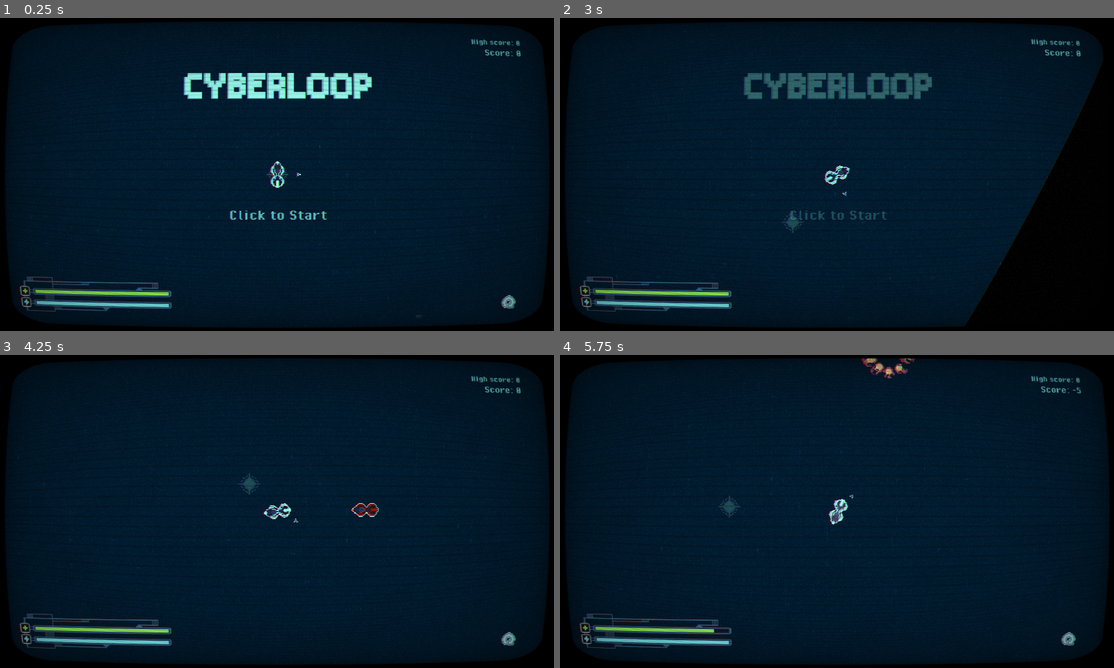
Above: before the commit, frames 1-4 (two rows, left to right).
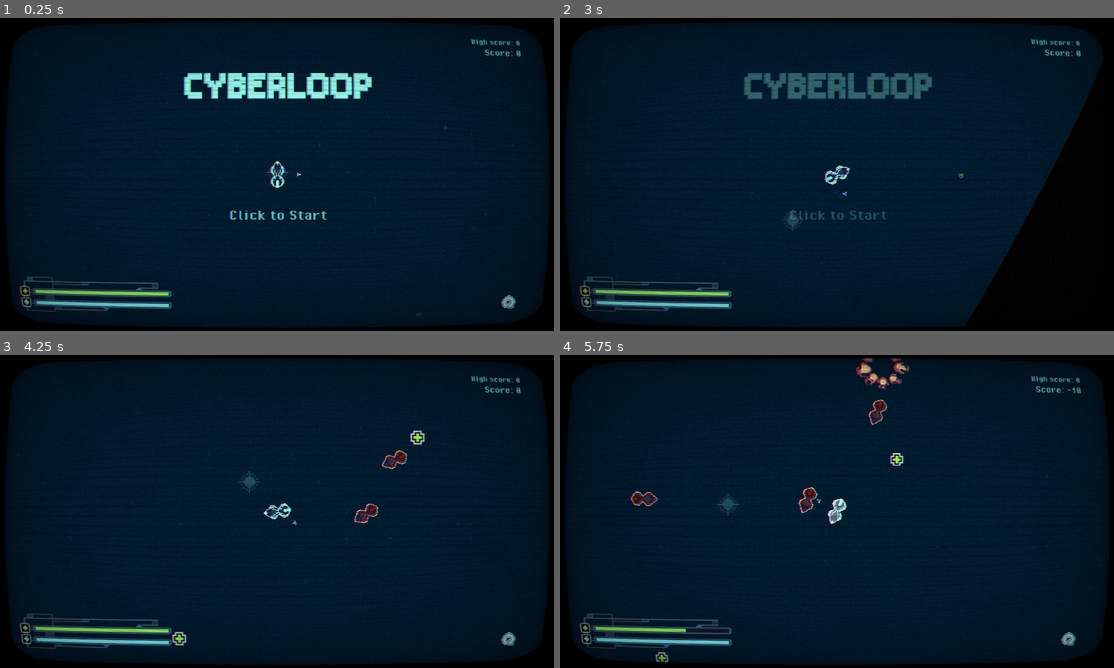
Above: after the commit, the same moments.

Repository: 20akshay00/cyberloop
Game: Godot game, scene res://scenes/world.tscn
Same seed, same stepped clock (60 frames per second), same inputs: the game is played once before the commit and once after it.
Inputs (mouse positions are in pixels of both pictures, inside the frame that each line leads up to):
- Up to frame 1 (0.25 s): no input
- Up to frame 2 (3 s): click (1075, 305) at 0.5 s; click (1075, 305) at 1.25 s; click (1075, 305) at 2 s; tap Enter at 2.75 s; move the mouse to (958, 158) at 2.77 s; click (958, 158) at 2.85 s
- Up to frame 3 (4.25 s): move the mouse to (166, 527) at 3.52 s; click (166, 527) at 3.6 s
- Up to frame 4 (5.75 s): move the mouse to (892, 442) at 4.27 s; click (892, 442) at 4.35 s; move the mouse to (809, 574) at 5.02 s; click (809, 574) at 5.1 s

The runs differ from the first frame. In frame 1, less than 0.1% of the frame differs, in the area x 5-93%, y 9-96%; in frame 2, 0.1%; in frame 3, 0.7%; in frame 4, 1.7%, in the area x 10-98%, y 0-99%.

Commit message:
mock setup

Diff:
--- a/scenes/world.tscn
+++ b/scenes/world.tscn
@@ -170,7 +170,23 @@
 
 [node name="Droids" type="Node2D" parent="."]
 
+[node name="Droid" parent="." instance=ExtResource("5_71j4m")]
+position = Vector2(1914, 1378)
+
+[node name="Enemy" parent="." instance=ExtResource("4_i7141")]
+position = Vector2(-2965, 945)
+
+[node name="Enemy2" parent="." instance=ExtResource("4_i7141")]
+position = Vector2(388, -1166)
+
+[node name="Enemy3" parent="." instance=ExtResource("4_i7141")]
+position = Vector2(-467, -2117)
+
+[node name="Enemy4" parent="." instance=ExtResource("4_i7141")]
+position = Vector2(-1450, 1772)
+
 [node name="Player" parent="." node_paths=PackedStringArray("trails", "spawn_point") groups=["player"] instance=ExtResource("3_qfnet")]
+position = Vector2(0, 7)
 trails = NodePath("../Trails")
 spawn_point = NodePath("../Spawn")
 
@@ -184,6 +200,7 @@
 autostart = true
 
 [node name="Spawner" type="Node2D" parent="." node_paths=PackedStringArray("enemies", "droids", "mines", "pickups", "player")]
+position = Vector2(842, 1294)
 script = ExtResource("14_o8fc1")
 enemy_scene = ExtResource("4_i7141")
 enemies = NodePath("../Enemies")
@@ -195,5 +212,11 @@
 pickups = NodePath("../Pickups")
 player = NodePath("../Player")
 
+[node name="HealthPickup" parent="." instance=ExtResource("12_q5onr")]
+position = Vector2(-246, 546)
+
+[node name="HealthPickup2" parent="." instance=ExtResource("12_q5onr")]
+position = Vector2(583, -155)
+
 [connection signal="pressed" from="UI/RetryButton" to="UI" method="_on_retry_button_pressed"]
 [connection signal="timeout" from="RunTimer" to="." method="_on_run_timer_timeout"]
